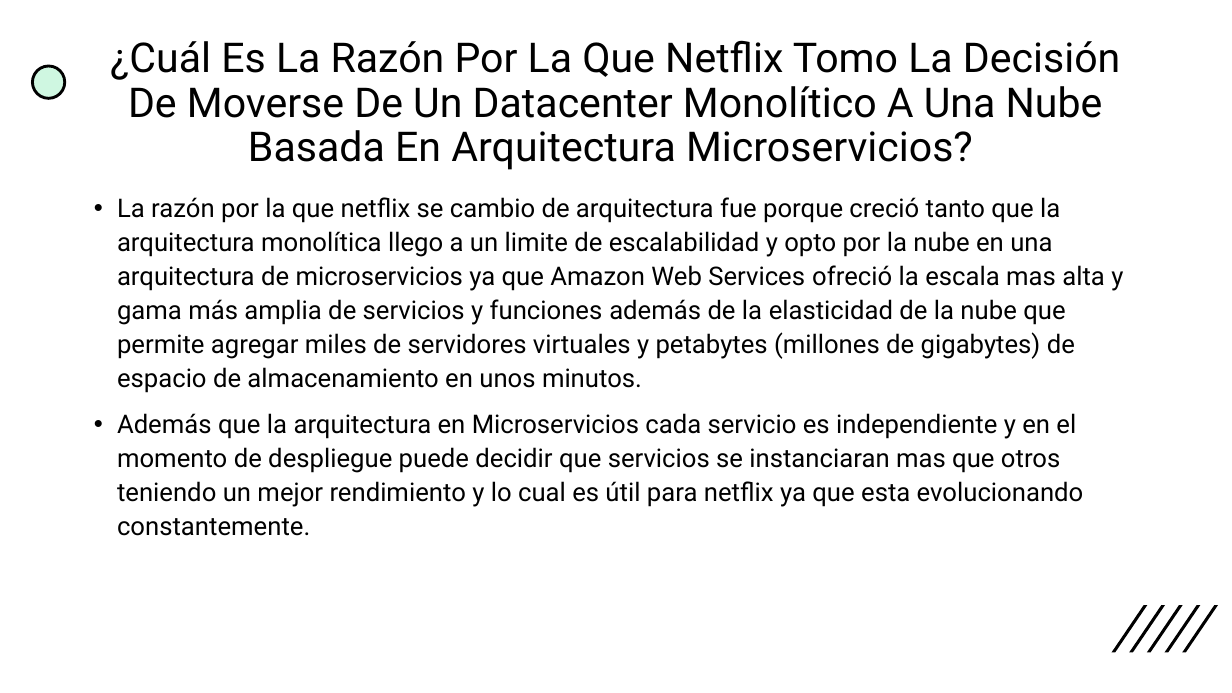
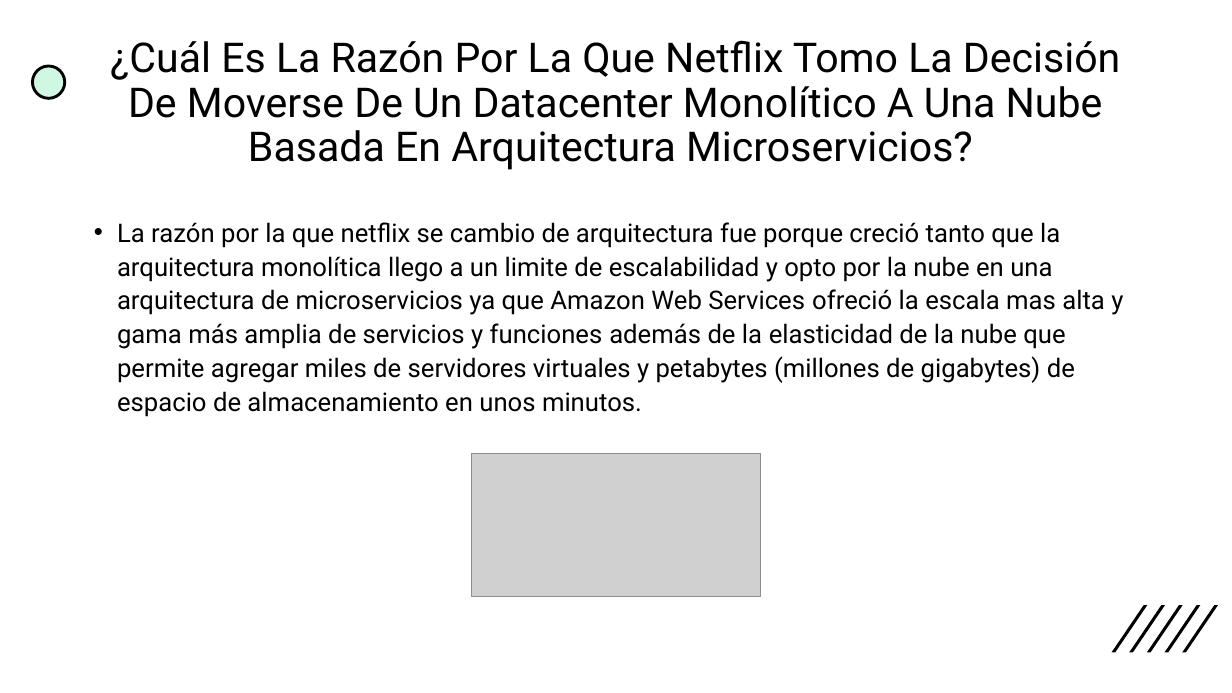
Before and after one commit to Davidjuajinoy/Caso-estudio-tarea-GRUPO-3, a slide deck: slide 7 of Entregables/5 Arquitectura MicroServicios/4 preguntas.pptx. Drawn at 1232x693 pixels with LibreOffice and Linux fonts; fonts in the diff are those of the drawing; grey boxes stand for pictures. Boxes give left, top, right and bottom in pixels: in the first picture for what was removed or moved away, otherwise in the second. Text is boxed around its words. In the diff, an @@ line names an element or a change of style, - is before the commit and + after.

```diff
--- a/Entregables/5 Arquitectura MicroServicios/4 preguntas.pptx
+++ b/Entregables/5 Arquitectura MicroServicios/4 preguntas.pptx
@@ text "La razón por la que ...": place and size @@
-text "La razón por la que ..." at bbox=[117, 197, 1123, 536]
+text "La razón por la que ..." at bbox=[117, 222, 1123, 417]
@@ text at bbox=[117, 413, 1084, 536]: paragraph removed @@
-• Además que la arquitectura en Microservicios cada servicio es independiente y en el momento de despliegue puede decidir que servicios se instanciaran mas que otros teniendo un mejor rendimiento y lo cual es útil para netflix ya que esta evolucionando constantemente.
@@ picture added at bbox=[471, 453, 760, 596] @@
```
Also in this commit, not shown: 37 other files.
